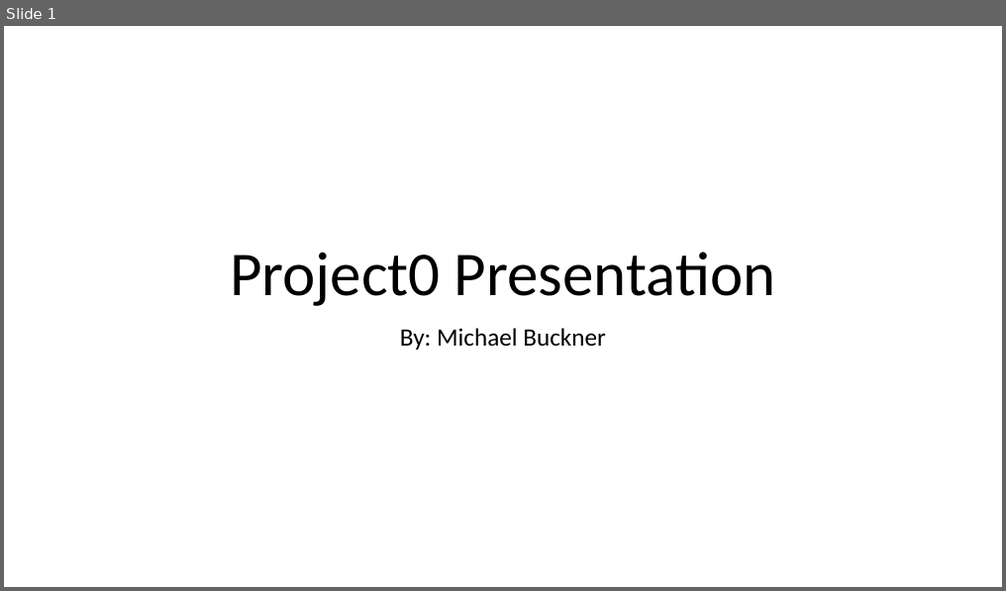
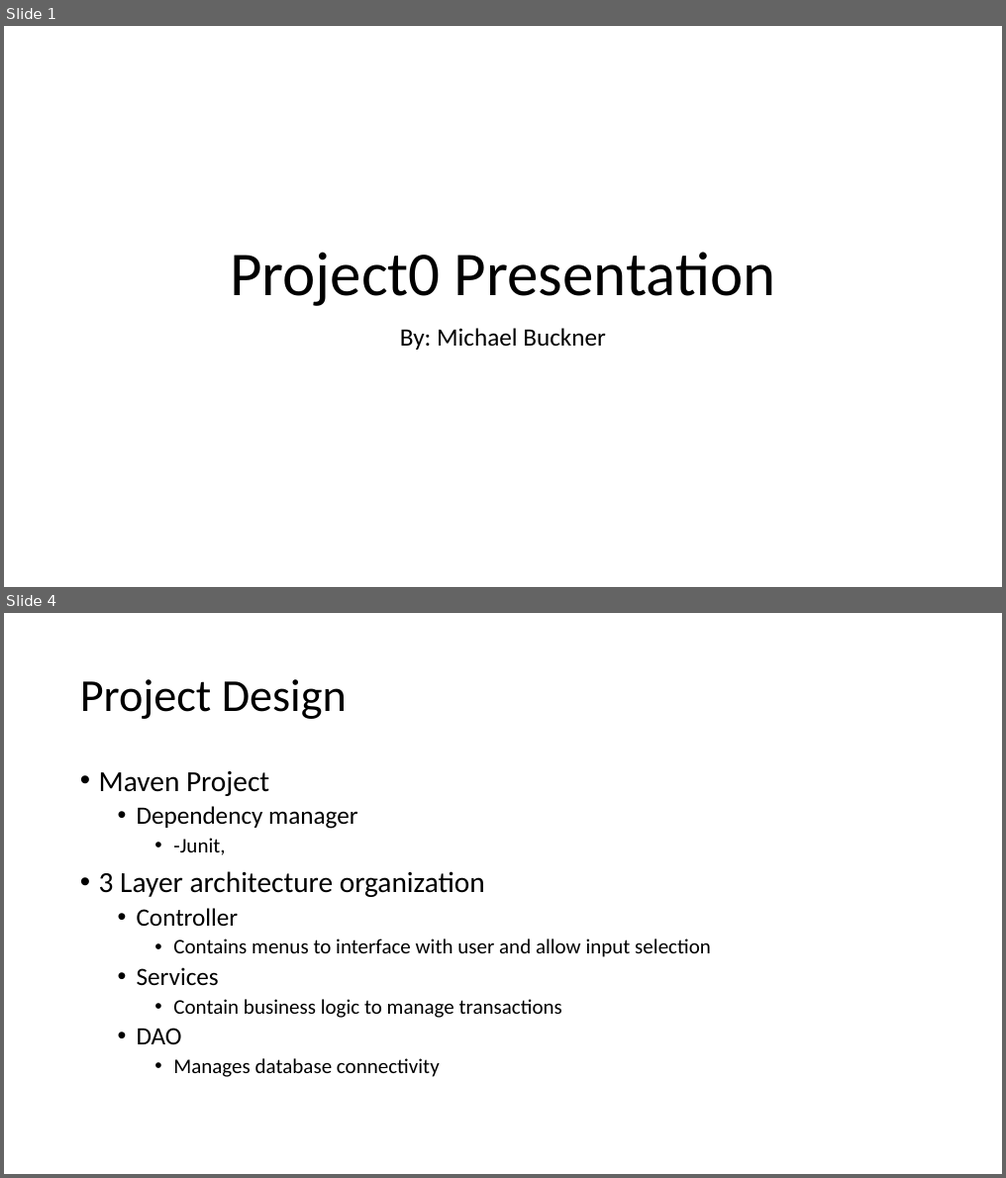
Before and after one commit to 210927-JavaFS/project0-bucknermi, a slide deck: Project0 Presentation.pptx. Shown one above the other, each under a label of ours: slide 1 before the commit, slides 1 and 4 after it; the slides between them are not shown. The pictures are 1006x591 and 1006x1178 pixels, drawn with LibreOffice and Linux fonts; fonts in the diff are those of the drawing. Boxes give left, top, right and bottom in pixels: in the first picture for what was removed or moved away, otherwise in the second. Text is boxed around its words. In the diff, an @@ line names an element or a change of style, - is before the commit and + after.

```diff
--- a/Project0 Presentation.pptx
+++ b/Project0 Presentation.pptx
@@ slide 4 added at <box>4,613,1002,1174</box>, background #FFFFFF @@
@@ title added at <box>80,679,347,719</box>, 44 pt, text #000000 @@
+Project Design
@@ text added at <box>99,771,711,1077</box>, 20 pt, text #000000 @@
+• Maven Project
+  • Dependency manager
+    • -Junit,
+• 3 Layer architecture organization
+  • Controller
+    • Contains menus to interface with user and allow input selection
+  • Services
+    • Contain business logic to manage transactions
+  • DAO
+    • Manages database connectivity
```
Also in this commit, not shown: 3 other slides added, 1 slide removed, 11 other files.
